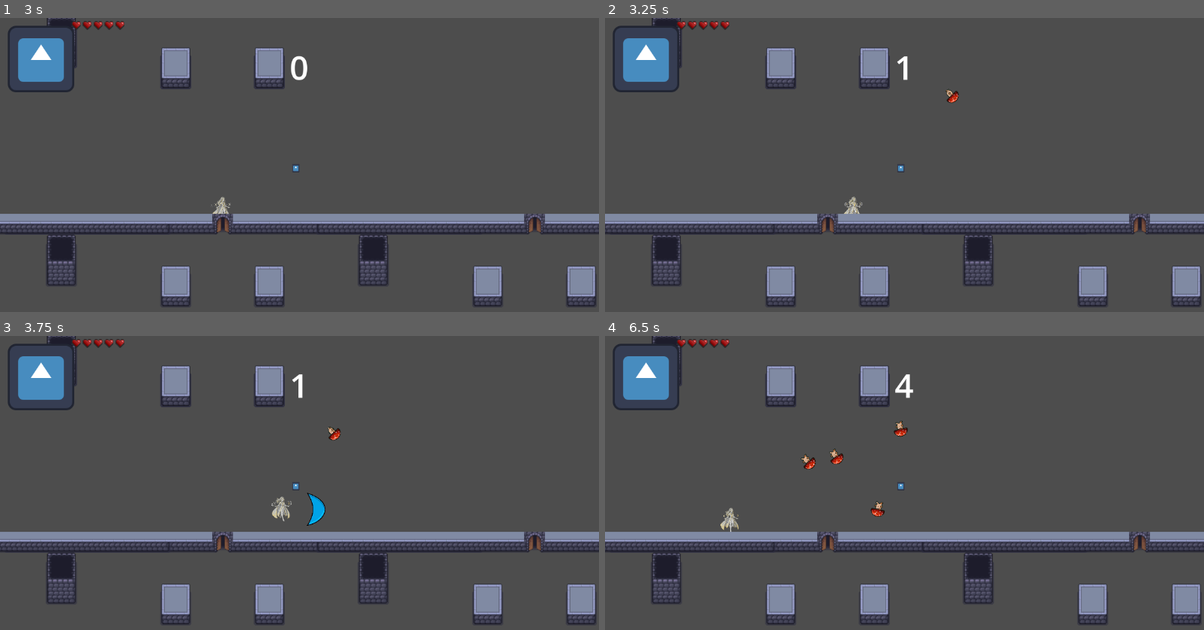
Above: before the commit, frames 1-4 (two rows, left to right).
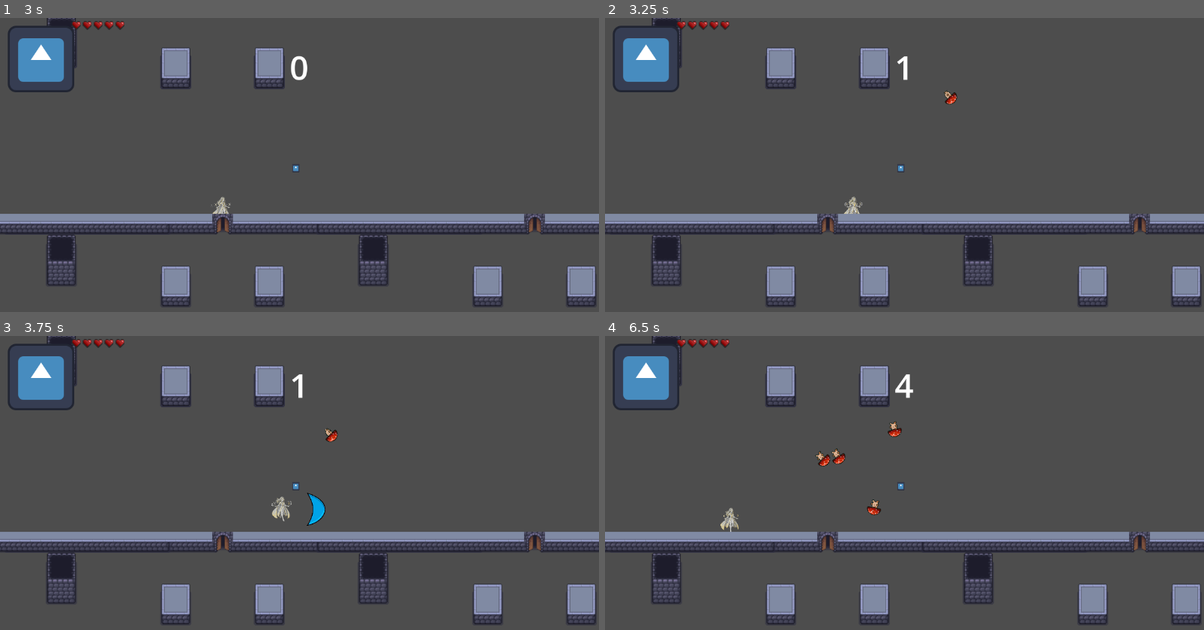
Above: after the commit, the same moments.

Repository: Tarot-Team/Project-Boss-Rush
Game: Godot game, scene res://main.tscn
The game is run twice, just before and just after one commit, with the same random seed, the same clock (stepped at 60 frames per second) and the same inputs. The engine's default icon, where the game draws it, is replaced by a stand-in: a white triangle on a blue panel in a dark square.
Inputs (mouse positions are in pixels of both pictures, inside the frame that each line leads up to):
- Up to frame 1 (3 s): click "Start" at 0.5 s; tap Enter at 1.25, 2.85 s; move the mouse to (431, 170) at 1.27 s; hold D (move_right) 1.28-2.03 s; click (431, 170) at 1.35 s; move the mouse to (179, 203) at 2.02 s; hold S (move_down) 2.03-2.78 s; tap E (interact) at 2.1 s; move the mouse to (359, 112) at 2.77 s; hold D (move_right) from 2.78 s (still down)
- Up to frame 2 (3.25 s): keep holding D (move_right)
- Up to frame 3 (3.75 s): move the mouse to (269, 571) at 3.52 s; release D (move_right) at 3.53 s; hold W (move_up) from 3.53 s (still down); tap Keypad Enter at 3.6 s; click (269, 571) at 3.67 s
- Up to frame 4 (6.5 s): move the mouse to (1084, 553) at 4.27 s; release W (move_up) at 4.28 s; hold Shift 4.28-5.03 s; hold A (move_left) 4.28-5.78 s; move the mouse to (724, 453) at 5.02 s; tap Ctrl at 5.1 s; move the mouse to (934, 503) at 5.77 s; hold S (move_down) from 5.78 s (still down); click (934, 503) at 5.85 s

Frame 1 is identical in both runs. In frame 2, less than 0.1% of the frame differs, in the area x 56-60%, y 23-30%; in frame 3, less than 0.1%; in frame 4, 0.5%, in the area x 32-51%, y 28-62%.

Commit message:
mob knockback is basically finished (cha cha)

Diff:
--- a/mob.gd
+++ b/mob.gd
@@ -6,17 +6,13 @@
 @export var friction = 600
 
 @export_group("Knockback")
+@export var knockback_resistance = 0.5
+@export var knockback_decay: float = 10.0 # Using linear interpolation for smoother feel
+@export var bowling_transfer_ratio: float = 0.8 # Higher = more chain reaction
+@export var bowling_bounce_factor: float = 0.4 # How much the "ball" bounces off the "pin"
+@export var bowling_threshold: float = 150.0
+
 @export var health = 2
-@export var knockback_resistance = 0.2 # range from 0-1
-@export var knockback_decel: float = 320.0
-## Min knockback speed before enemy-enemy "bowling" transfer runs (above normal chase speed).
-@export var bowling_knockback_threshold: float = 200.0
-@export var bowling_transfer_ratio: float = 0.55
-@export var bowling_self_retention: float = 0.2
-@export var max_knockback_speed: float = 950.0
-## Below this knockback magnitude we clamp slide velocity to chase cap (stops idle slingshots).
-@export var knockback_cap_blend: float = 90.0
-
 var player = null
 var knockback_velocity = Vector2.ZERO
 
@@ -31,8 +27,10 @@
 
 # Called when the node enters the scene tree for the first time.
 func _physics_process(delta: float) -> void:
-	# Knockback decays on its own curve so it isn't eaten by the same friction as movement.
-	knockback_velocity = knockback_velocity.move_toward(Vector2.ZERO, knockback_decel * delta)
+	# Handles Knockback decay
+	knockback_velocity = knockback_velocity.lerp(Vector2.ZERO, knockback_decay * delta)
+	if knockback_velocity.length() < 10:
+		knockback_velocity = Vector2.ZERO
 
 	# Directional Stuff
 	var direction = Vector2.ZERO
@@ -42,42 +40,51 @@
 		direction = (player.global_position - global_position).normalized()
 
 	# Chase Velocity
-	var chase_speed = flee_speed if is_fleeing else top_speed
-	var target_chase_velocity = direction * chase_speed
+	var target_chase_velocity = direction * top_speed
+	var move_velocity = velocity.lerp(target_chase_velocity, (acceleration / top_speed) * delta)
 
-	var desired_velocity = target_chase_velocity + knockback_velocity
-
-	velocity = velocity.move_toward(desired_velocity, acceleration * delta)
+	velocity = move_velocity + knockback_velocity
+	var velocity_before_collision = velocity
 
 	move_and_slide()
 
 	# Bowling: transfer knockback through stacked mobs (must check collider, not KinematicCollision2D).
-	if knockback_velocity.length() > bowling_knockback_threshold:
-		for i in get_slide_collision_count():
-			var collision = get_slide_collision(i)
-			var collider = collision.get_collider()
-			if collider.is_in_group("enemies") and collider.has_method("receive_bowling_knockback"):
-				var transfer = knockback_velocity * bowling_transfer_ratio
-				collider.receive_bowling_knockback(transfer)
-				knockback_velocity *= bowling_self_retention
-
-	# Idle enemy contact can build tangent speed from slide resolution; clamp unless knockback is active.
-	var chase_cap = flee_speed if is_fleeing else top_speed
-	var speed_cap = chase_cap
-	if knockback_velocity.length() > knockback_cap_blend:
-		speed_cap = max(chase_cap, min(knockback_velocity.length(), max_knockback_speed))
-	if velocity.length() > speed_cap:
-		velocity = velocity.limit_length(speed_cap)
-
+	if knockback_velocity.length() > bowling_threshold:
+		handle_bowling_collisions(velocity_before_collision)
 	if velocity.x != 0:
 		$AnimatedSprite2D.flip_h = velocity.x < 0
 
-func receive_bowling_knockback(incoming: Vector2) -> void:
-	if incoming.length_squared() < 100.0:
-		return
-	knockback_velocity += incoming
-	if knockback_velocity.length() > max_knockback_speed:
-		knockback_velocity = knockback_velocity.limit_length(max_knockback_speed)
+func handle_bowling_collisions(pre_collision_vel: Vector2):
+	for i in get_slide_collision_count():
+			var collision = get_slide_collision(i)
+			var collider = collision.get_collider()
+
+			if collider.is_in_group("enemies") and collider.has_method("receive_knockback"):
+				var impact_dir = (collider.global_position - global_position).normalized()
+				var transfer_energy = pre_collision_vel * bowling_transfer_ratio
+				collider.receive_knockback(transfer_energy)
+
+				var bounce_dir = collision.get_normal()
+				knockback_velocity = knockback_velocity.bounce(collision.get_normal()) * bowling_bounce_factor
+
+				if collider.has_method("punchy_scale"):
+					collider.punchy_scale()
+	## Idle enemy contact can build tangent speed from slide resolution; clamp unless knockback is active.
+	#var chase_cap = flee_speed if is_fleeing else top_speed
+	#var speed_cap = chase_cap
+	#if knockback_velocity.length() > knockback_cap_blend:
+		#speed_cap = max(chase_cap, min(knockback_velocity.length(), max_knockback_speed))
+	#if velocity.length() > speed_cap:
+		#velocity = velocity.limit_length(speed_cap)
+#
+	#if velocity.x != 0:
+		#$AnimatedSprite2D.flip_h = velocity.x < 0
+
+func receive_knockback(impact_vector: Vector2) -> void:
+	var actual_force = impact_vector * (1.0 - knockback_resistance)
+	knockback_velocity += actual_force
+
+	velocity += actual_force
 
 func take_damage(amount, source_pos, force = 800):
 	health -= amount
@@ -88,14 +95,19 @@
 
 	velocity = knockback_velocity
 
-	$AnimatedSprite2D.modulate = Color.RED
-	await get_tree().create_timer(0.1).timeout
-	$AnimatedSprite2D.modulate = Color.WHITE
+	flash_sprite()
 
 	if health <= 0: die()
 
+func flash_sprite():
+	var tween = create_tween()
+	$AnimatedSprite2D.modulate = Color.WHITE * 5 # Over-brighten if using HDR, or just use RED
+	tween.tween_property($AnimatedSprite2D, "modulate", Color.WHITE, 0.2)
+
 func die():
 	#$CollisionShape2D.set_deferred("disabled", true)
+	$CollisionPolygon2D.set_deferred("disabled", true)
+	set_physics_process(false) # Stop moving
 	$AnimatedSprite2D.play("hit")
 	velocity = Vector2.ZERO
 	await $AnimatedSprite2D.animation_finished
@@ -111,3 +123,13 @@
 
 func _on_game_over():
 	start_fleeing(player.global_position)
+
+func time_freeze():
+	Engine.time_scale = 0.05
+	await get_tree().create_timer(0.05, true, false, true).timeout
+	Engine.time_scale = 1.0
+
+func punchy_scale():
+	var tween = create_tween()
+	$AnimatedSprite2D.scale = Vector2(0.7, 1.3) # Squash
+	tween.tween_property($AnimatedSprite2D, "scale", Vector2(1, 1), 0.3).set_trans(Tween.TRANS_ELASTIC).set_ease(Tween.EASE_OUT)
--- a/mob.tscn
+++ b/mob.tscn
@@ -74,9 +74,6 @@
 [sub_resource type="RectangleShape2D" id="RectangleShape2D_jbnni"]
 size = Vector2(30.5, 34)
 
-[sub_resource type="RectangleShape2D" id="RectangleShape2D_1qmh0"]
-size = Vector2(30.5, 34)
-
 [node name="Mob" type="CharacterBody2D" unique_id=1309360483 groups=["enemies"]]
 scale = Vector2(0.9, 0.9)
 collision_layer = 2
@@ -96,9 +93,8 @@
 position = Vector2(0.25, 0.5)
 shape = SubResource("RectangleShape2D_jbnni")
 
-[node name="PhysicsShape" type="CollisionShape2D" parent="." unique_id=1651190419 groups=["enemies"]]
-position = Vector2(0.25, 0.5)
-shape = SubResource("RectangleShape2D_1qmh0")
+[node name="CollisionPolygon2D" type="CollisionPolygon2D" parent="." unique_id=1767886761 groups=["enemies"]]
+polygon = PackedVector2Array(-14.444445, -2.2222223, -14.444445, -6.666667, -12.222223, -11.111112, -8.888889, -14.444445, -5.555556, -15.555556, -3.3333335, -16.666668, 3.3333335, -16.666668, 5.555556, -15.555556, 8.888889, -14.444445, 12.222223, -11.111112, 13.333334, -8.888889, 14.444445, -5.555556, 14.444445, -1.1111112, 5.555556, -1.1111112, 5.555556, 3.3333335, 6.666667, 4.4444447, 6.666667, 10, 5.555556, 12.222223, 8.888889, 12.222223, 8.888889, 15.555556, 3.3333335, 15.555556, 1.1111112, 12.222223, -3.3333335, 17.777779, -7.777778, 17.777779, -7.777778, 15.555556, -3.3333335, 12.222223, -4.4444447, 11.111112, -4.4444447, 10, -5.555556, 10, -5.555556, -1.1111112, -14.444445, -1.1111112)
 
 [connection signal="area_entered" from="Hitbox" to="." method="_on_hitbox_entered"]
 [connection signal="area_shape_entered" from="Hitbox" to="." method="_on_hitbox_area_shape_entered"]
